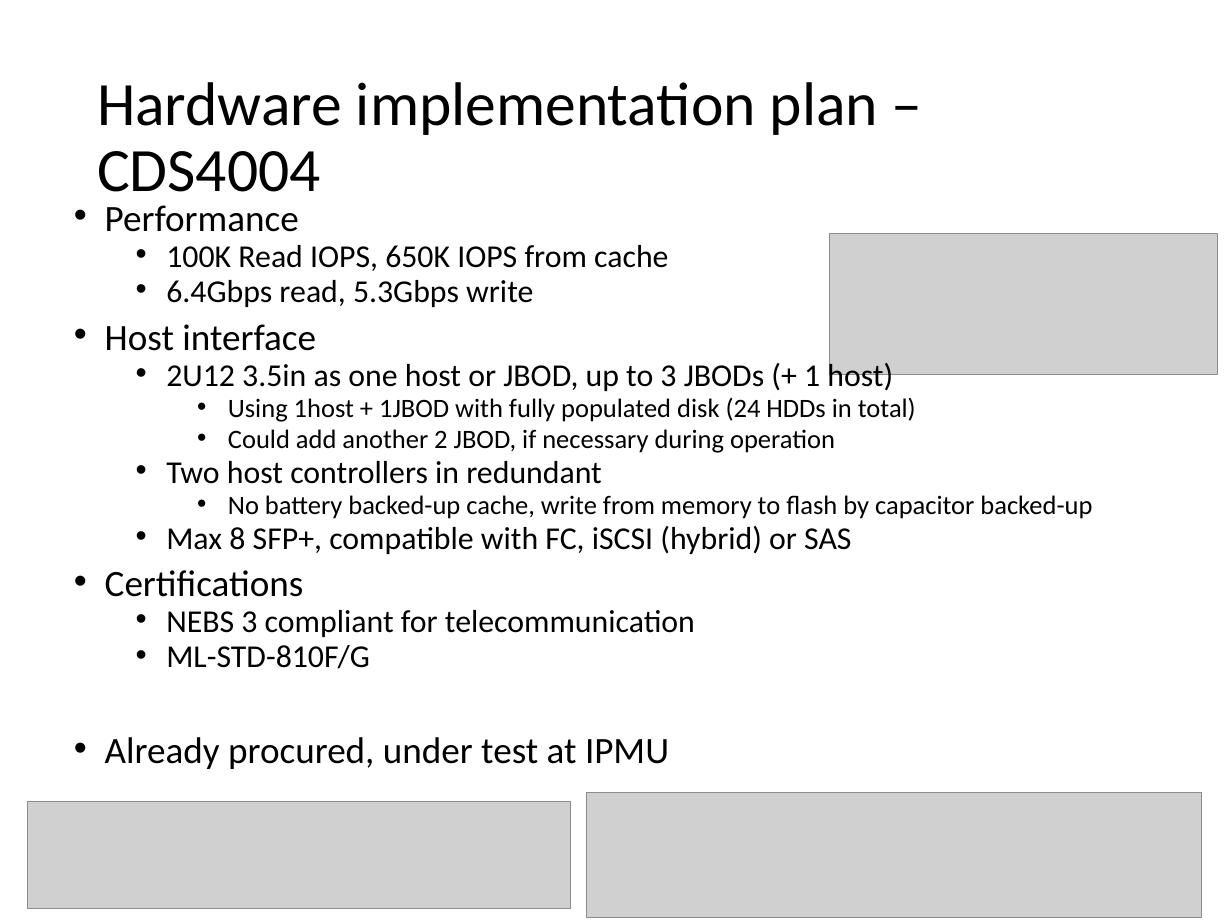
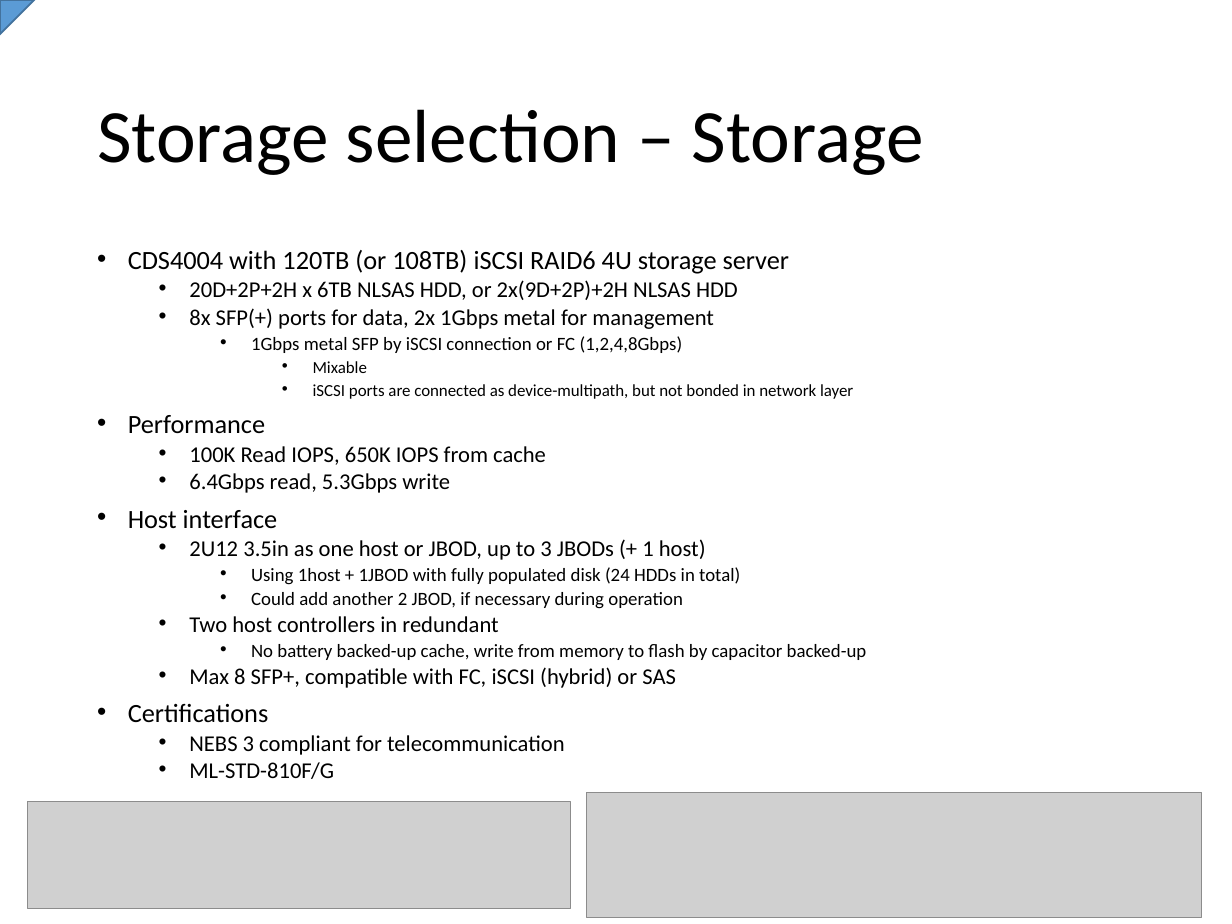
Before and after one commit to Subaru-PFS/ics_doc, a slide deck: slide 36 of SSN-00029.pptx (slide 33 before the commit). Drawn at 1232x924 pixels with LibreOffice and Linux fonts; fonts in the diff are those of the drawing; grey boxes stand for pictures. Boxes give left, top, right and bottom in pixels: in the first picture for what was removed or moved away, otherwise in the second. Text is boxed around its words. In the diff, an @@ line names an element or a change of style, - is before the commit and + after.

Commit message:
completed 1st draft for storage part

```diff
--- a/SSN-00029.pptx
+++ b/SSN-00029.pptx
@@ freeform shape added at [0,0,34,34], fill #5B9BD5, outline #43739E 1 pt @@
@@ title at [97,109,924,175]: text changed; size 36 to 44 pt @@
-Hardware implementation plan – CDS4004
+Storage selection – Storage
@@ picture removed at [829,234,1217,376] @@
@@ text "CDS4004 with 120TB (or 108TB) ...": place and size @@
-text "CDS4004 with 120TB (or 108TB) ..." at [105,205,1092,769]
+text "CDS4004 with 120TB (or 108TB) ..." at [128,250,867,779]
@@ text at [128,250,853,399]: paragraphs added @@
+• CDS4004 with 120TB (or 108TB) iSCSI RAID6 4U storage server
+  • 20D+2P+2H x 6TB NLSAS HDD, or 2x(9D+2P)+2H NLSAS HDD
+  • 8x SFP(+) ports for data, 2x 1Gbps metal for management
+    • 1Gbps metal SFP by iSCSI connection or FC (1,2,4,8Gbps)
+      • Mixable
+      • iSCSI ports are connected as device-multipath, but not bonded in network layer
@@ text at [128,415,867,779]: size 21.7 to 15.4 pt in "Performance", "Host interface", "Certifications"; size 18.6 to 13.2 pt in "100K Read IOPS, 650K IOPS from cache", "6.4Gbps read, 5.3Gbps write", "2U12 3.5in as one host or JBOD, ...", "Two host controllers in redundant" and 3 more places; size 15.5 to 11 pt in "Using 1host + 1JBOD with fully populated ...", "Could add another 2 JBOD, if necessary ...", "No battery backed-up cache, write from memory ..." @@
@@ text at [105,737,669,769]: paragraph removed @@
-• Already procured, under test at IPMU
```
Also in this commit, not shown: 7 other slides changed, 17 slides added, 6 slides removed.
